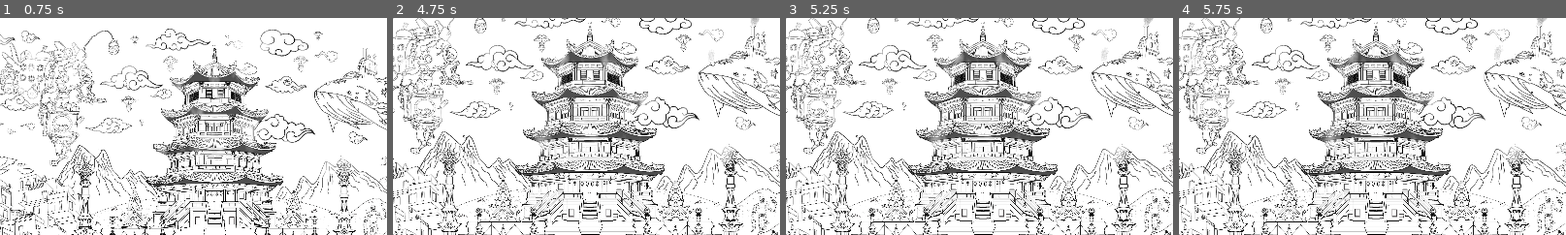
Above: before the commit, frames 1-4 (left to right).
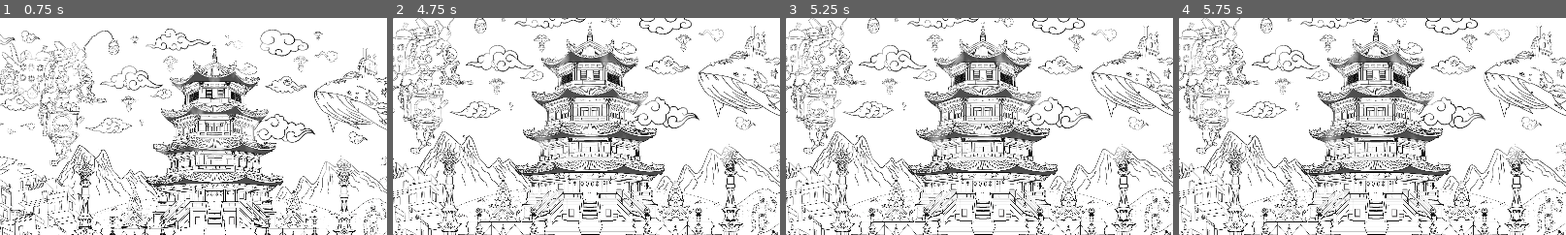
Above: after the commit, the same moments.

Repository: Wpan0n/_HiddenPaws_
Game: Godot game, scene res://scences/MainGame.tscn
The game is run twice, just before and just after one commit, with the same random seed, the same clock (stepped at 60 frames per second) and the same inputs.
Inputs (mouse positions are % of the whole screen's width and height, from its top left):
- Up to frame 1 (0.75 s): move the mouse to (72, 45) at 0.52 s; click (72, 45) at 0.67 s
- Up to frame 2 (4.75 s): drag from (30, 55) to (45, 70) at 1.27 s; move the mouse to (60, 28) at 2.02 s; click (60, 28) at 2.17 s; drag from (45, 70) to (20, 35) at 2.77 s; move the mouse to (80, 65) at 3.52 s; click (80, 65) at 3.67 s; drag from (20, 35) to (35, 25) at 4.27 s
- Up to frame 3 (5.25 s): move the mouse to (55, 50) at 5.02 s; click (55, 50) at 5.17 s
- Up to frame 4 (5.75 s): no input
The pictures show only the part of the screen within x 21-71%, y 0-50%; the shares and areas given below are measured in that part.

Frame 1 is identical in both runs. In frame 2, less than 0.1% of the frame differs, in the area x 81-95%, y 0-20%; in frame 3, less than 0.1%; in frame 4, 0.1%.

Commit message:
Update MainGame.tscn

Diff:
--- a/scences/MainGame.tscn
+++ b/scences/MainGame.tscn
@@ -1296,7 +1296,7 @@
 position = Vector2(1381, -1954)
 amount = 2000
 lifetime = 3.5
-speed_scale = 0.3
+speed_scale = 0.1
 texture = ExtResource("108_6p3bw")
 emission_shape = 2
 emission_sphere_radius = 28.0
@@ -1324,10 +1324,10 @@
 mouse_filter = 1
 
 [node name="Smoke2" type="CPUParticles2D" parent="."]
-position = Vector2(967, -1596)
+position = Vector2(973, -1595)
 amount = 1000
 lifetime = 2.0
-speed_scale = 0.3
+speed_scale = 0.05
 texture = ExtResource("108_6p3bw")
 emission_shape = 2
 emission_sphere_radius = 28.0
